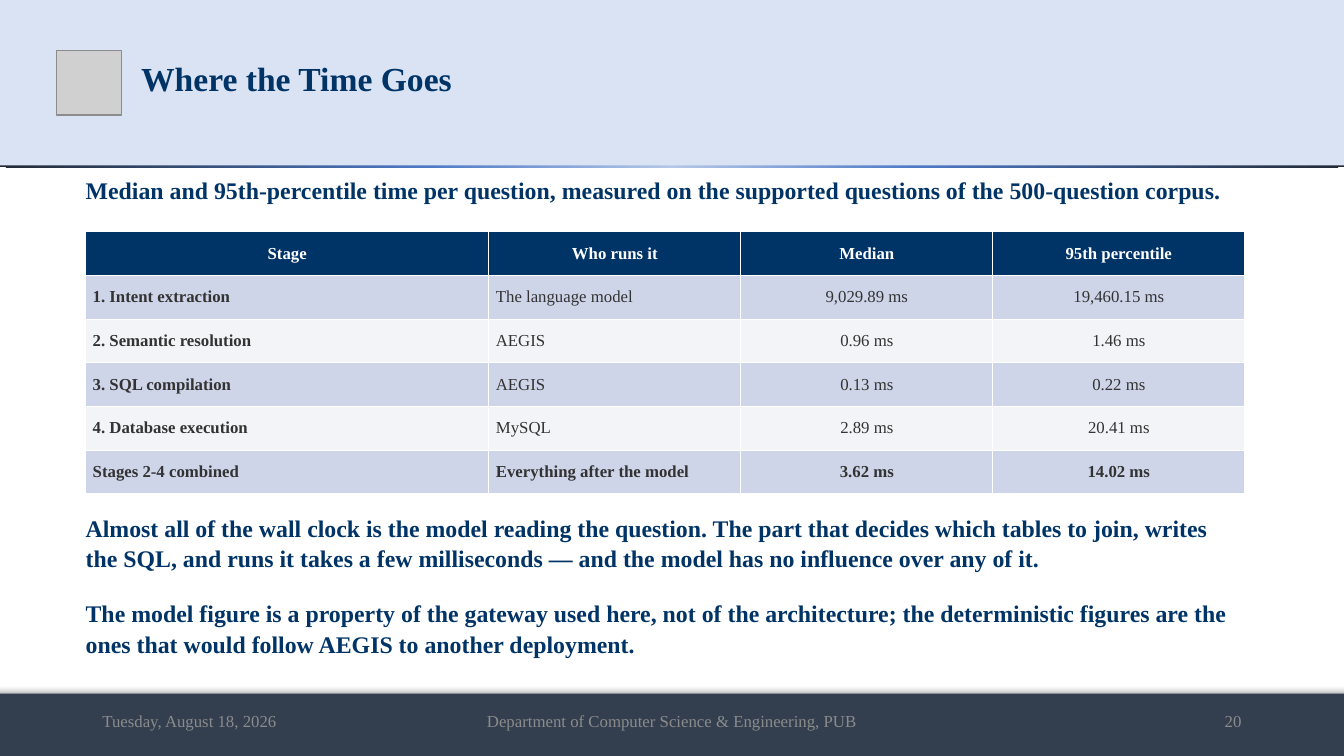
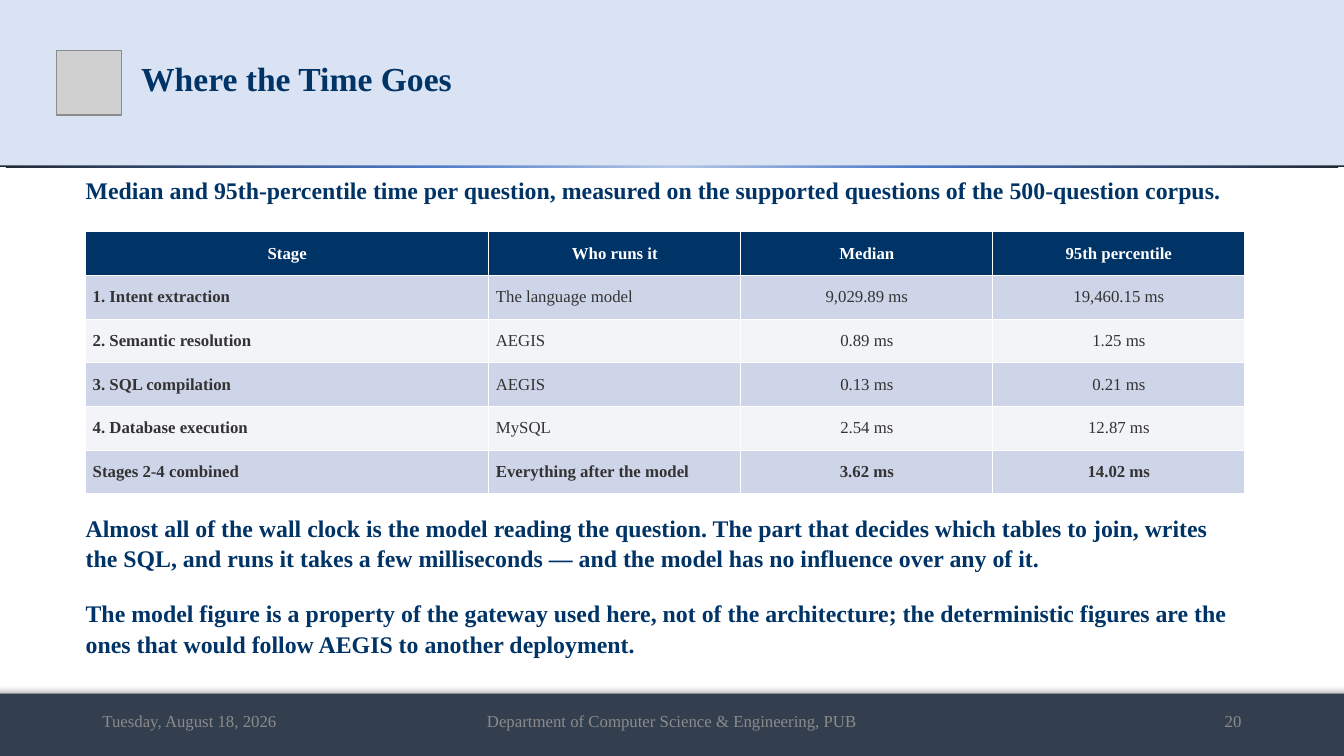
Before and after one commit to md-riaz/AEGIS-Research, a slide deck: slide 20 of docs/scripts/Md_Riaz_Final_Defense_0322310105101024.pptx. Drawn at 1344x756 pixels with LibreOffice and Linux fonts; fonts in the diff are those of the drawing; grey boxes stand for pictures. Boxes give left, top, right and bottom in pixels: in the first picture for what was removed or moved away, otherwise in the second. Text is boxed around its words. In the diff, an @@ line names an element or a change of style, - is before the commit and + after.

```diff
--- a/docs/scripts/Md_Riaz_Final_Defense_0322310105101024.pptx
+++ b/docs/scripts/Md_Riaz_Final_Defense_0322310105101024.pptx
@@ table at [86,232,1245,494] @@
-row 3, column 3: 0.96 ms
+row 3, column 3: 0.89 ms
-row 3, column 4: 1.46 ms
+row 3, column 4: 1.25 ms
-row 4, column 4: 0.22 ms
+row 4, column 4: 0.21 ms
-row 5, column 3: 2.89 ms
+row 5, column 3: 2.54 ms
-row 5, column 4: 20.41 ms
+row 5, column 4: 12.87 ms
```
Also in this commit, not shown: 1 other file.
